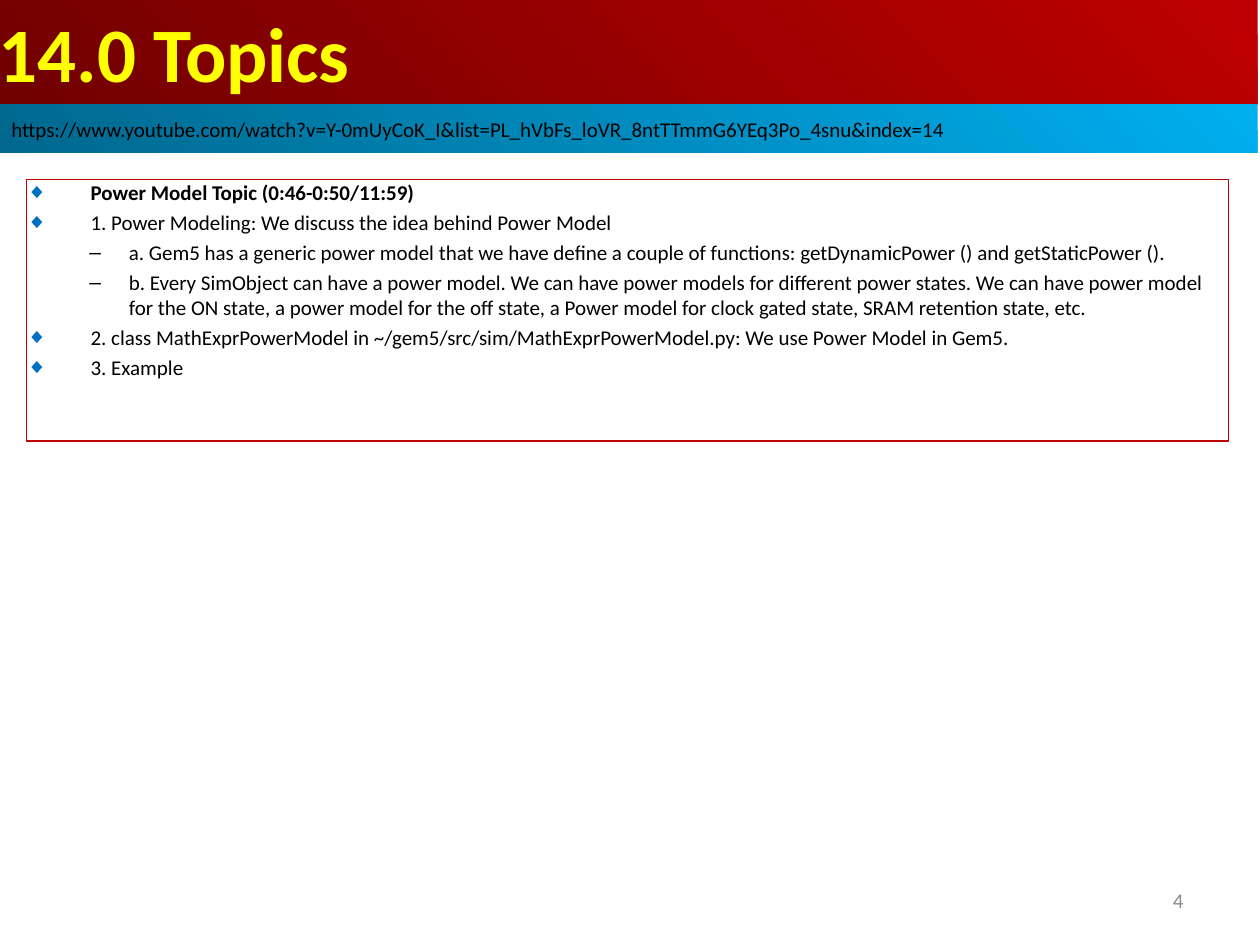
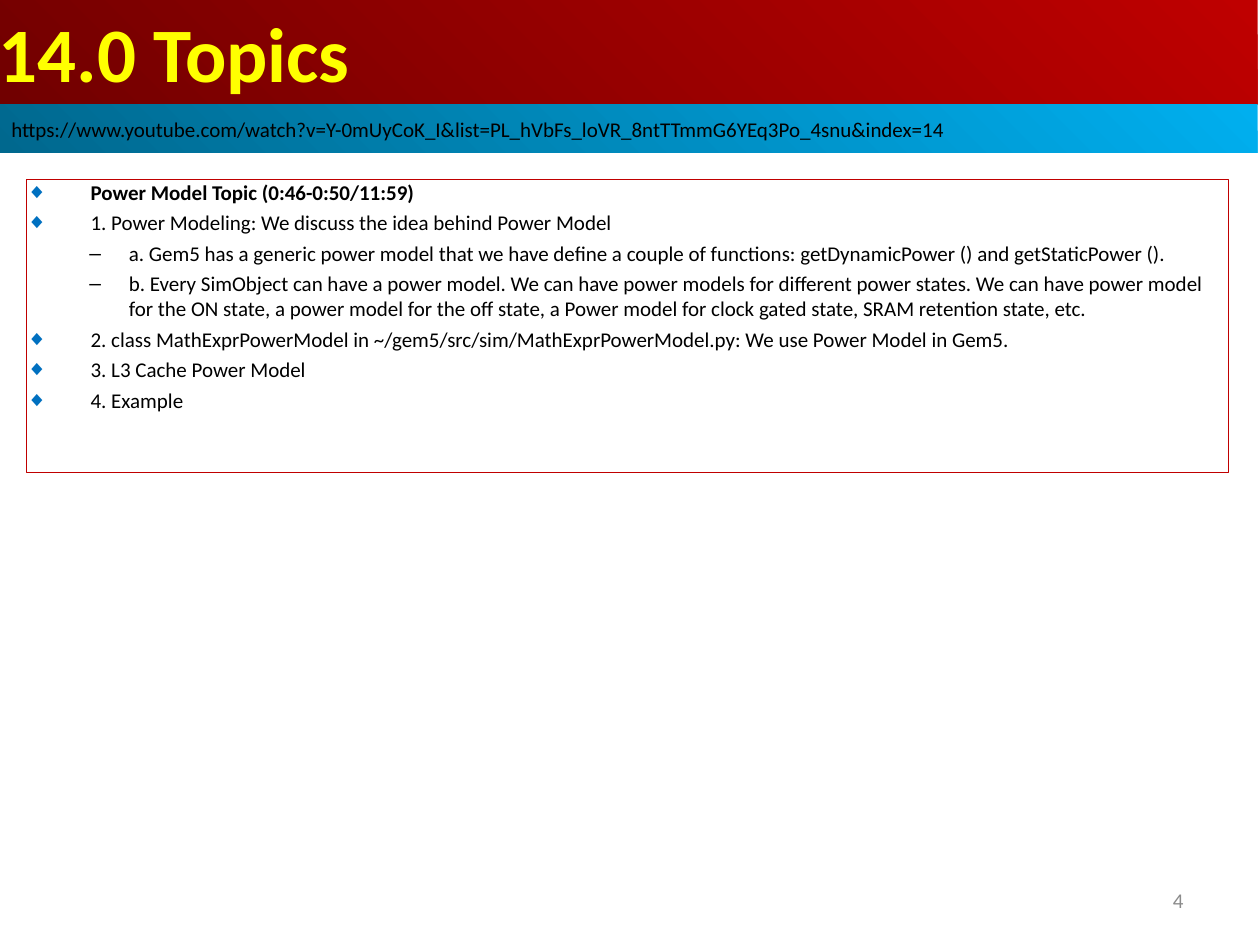
Before and after one commit to peterhchen/AIU_CS850_Gem5_McPAT, a slide deck: slide 4 of 050_Gem5/014.PwrMod/000_Video/014.PowerModel.ppt. Drawn at 1260x945 pixels with LibreOffice and Linux fonts; fonts in the diff are those of the drawing. Boxes give left, top, right and bottom in pixels: in the first picture for what was removed or moved away, otherwise in the second. Text is boxed around its words. In the diff, an @@ line names an element or a change of style, - is before the commit and + after.

```diff
--- a/050_Gem5/014.PwrMod/000_Video/014.PowerModel.ppt
+++ b/050_Gem5/014.PwrMod/000_Video/014.PowerModel.ppt
@@ rectangle "Power Model Topic (0:46-0:50/11:59)": place and size @@
-rectangle "Power Model Topic (0:46-0:50/11:59)" at (26, 179, 1228, 441)
+rectangle "Power Model Topic (0:46-0:50/11:59)" at (26, 179, 1228, 472)
@@ text in rectangle at (91, 362, 305, 412): text changed @@
-◆ 3. Example
+◆ 3. L3 Cache Power Model
+◆ 4. Example
```
Also in this commit, not shown: 2 other slides changed, 4 slides added.
